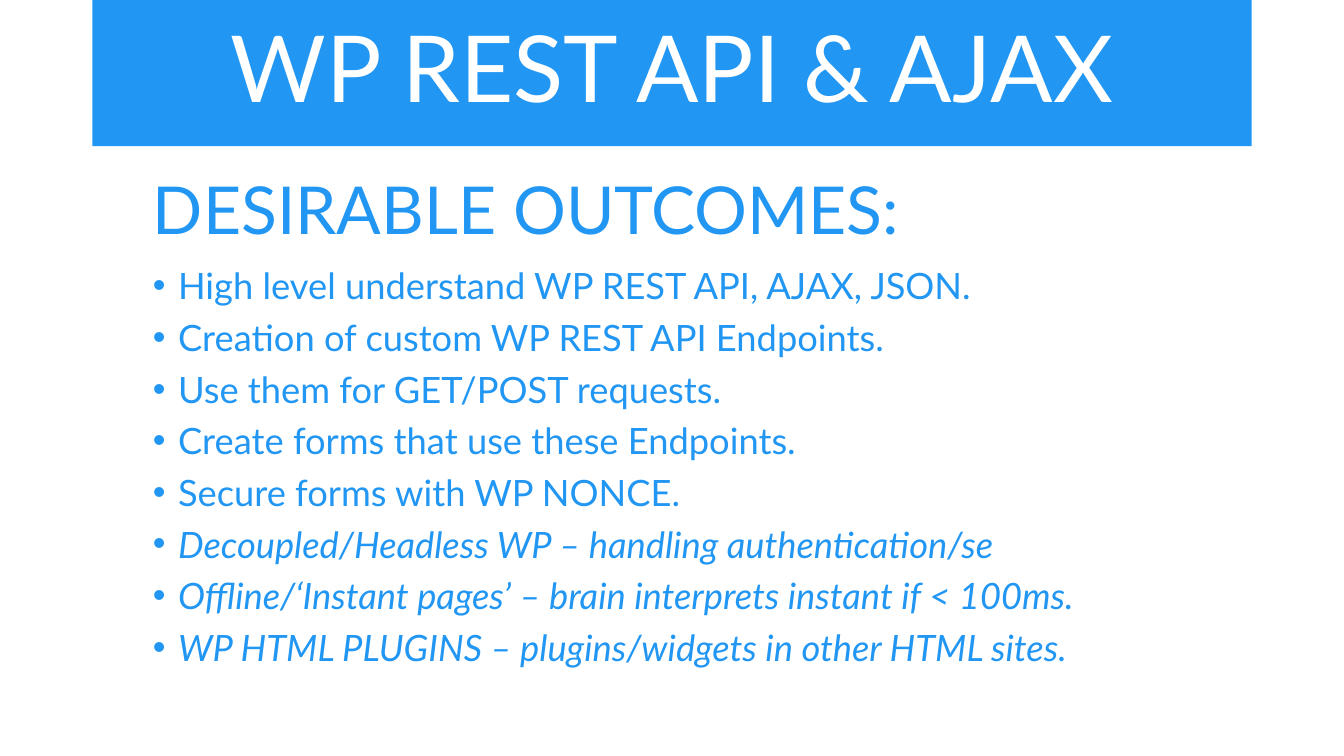
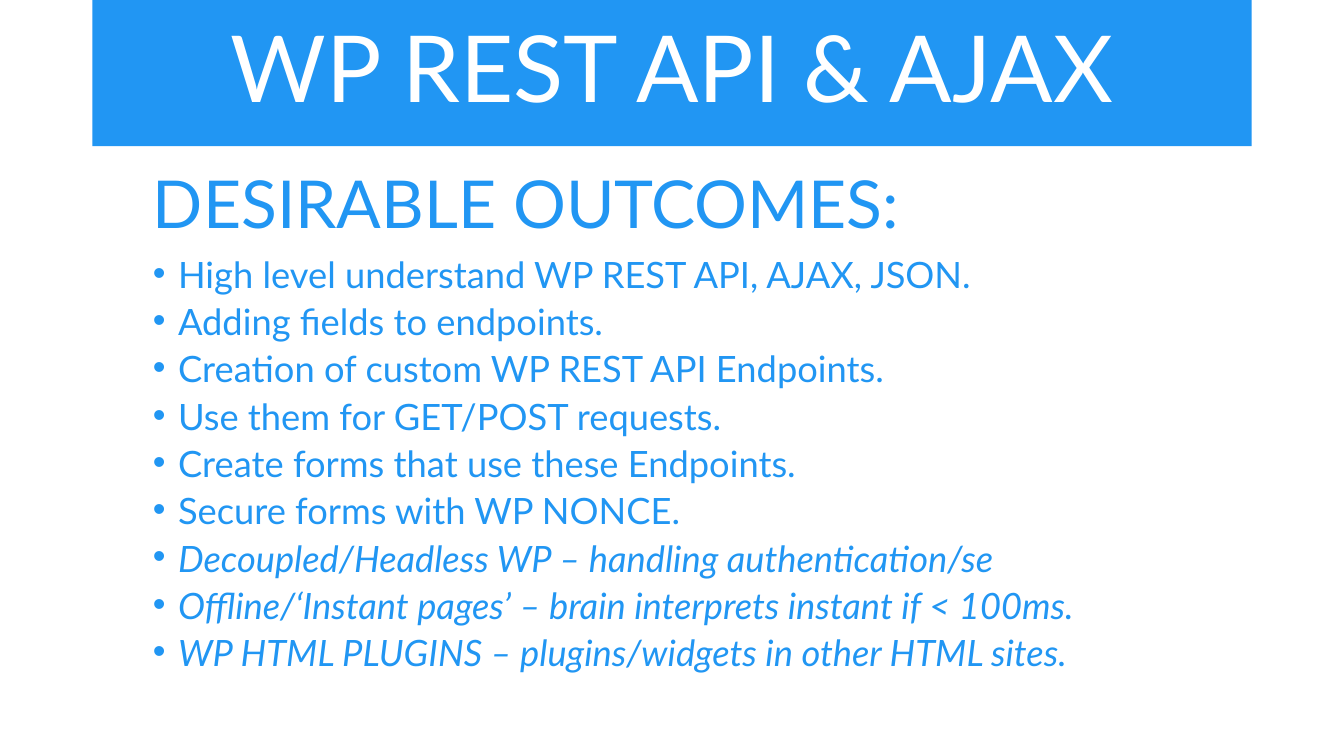
Before and after one commit to iwswordpress/rest, a slide deck: slide 2 of rest-api-workshop.pptx. Drawn at 1344x756 pixels with LibreOffice and Linux fonts; fonts in the diff are those of the drawing. Boxes give left, top, right and bottom in pixels: in the first picture for what was removed or moved away, otherwise in the second. Text is boxed around its words. In the diff, an @@ line names an element or a change of style, - is before the commit and + after.

```diff
--- a/rest-api-workshop.pptx
+++ b/rest-api-workshop.pptx
@@ text at box(153, 180, 1074, 673): line spacing 0.8 to 0.7 @@
@@ text at box(178, 308, 603, 342): paragraph added @@
+  • Adding fields to endpoints.
```
Also in this commit, not shown: 3 other slides changed, 1 slide added.
